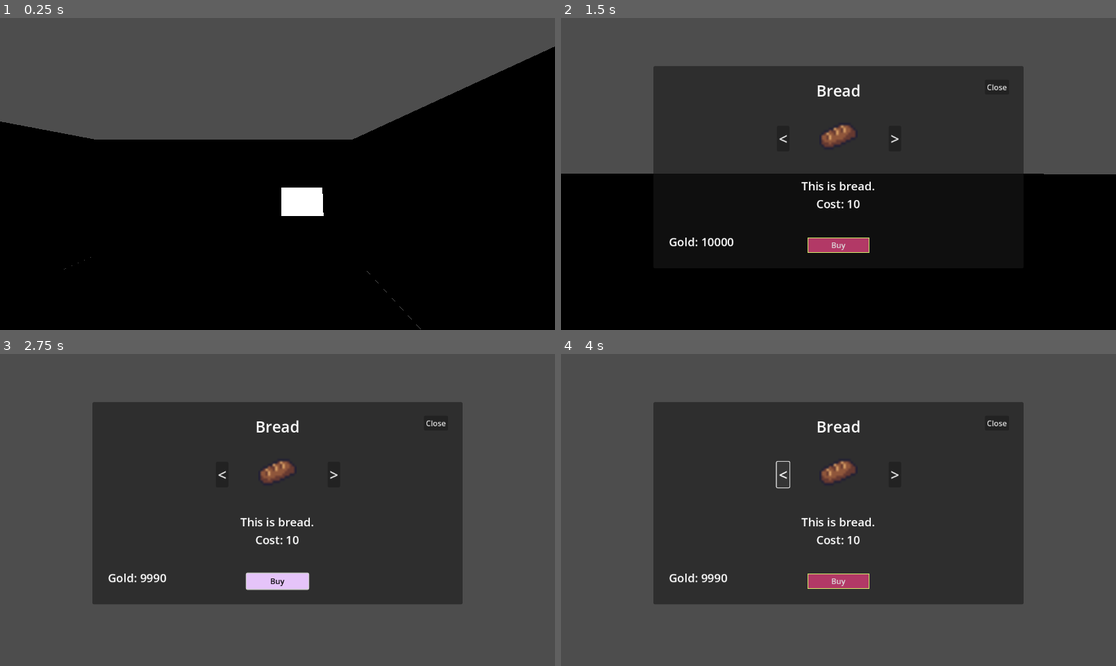
Above: before the commit, frames 1-4 (two rows, left to right).
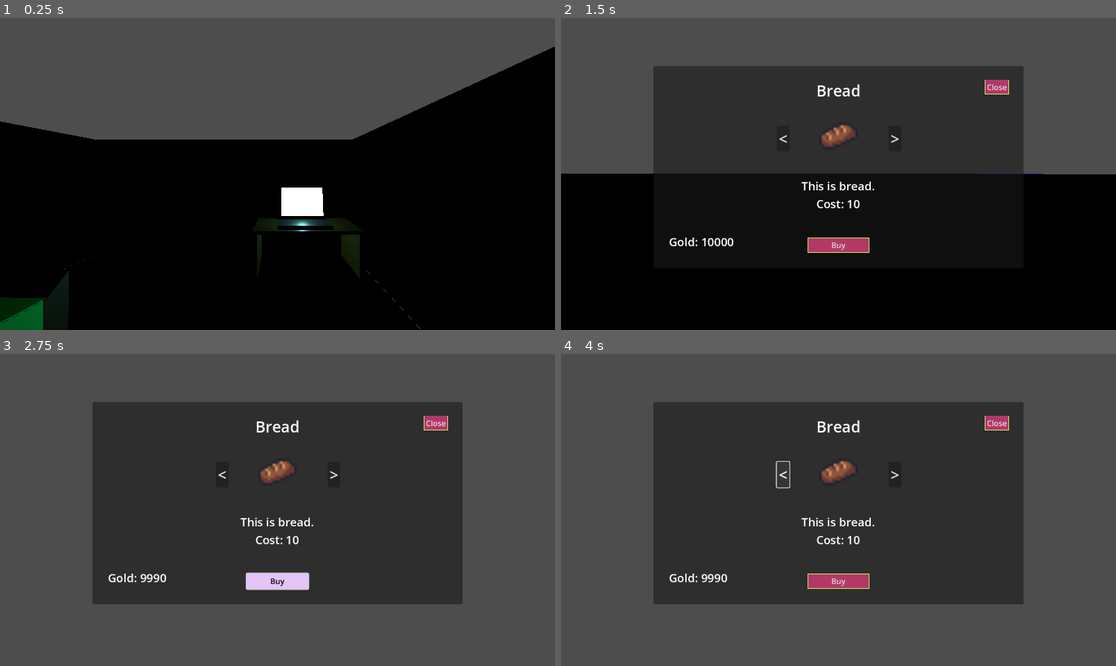
Above: after the commit, the same moments.

Repository: nsccs/bachelors-workshop-fall-2024
Game: Godot game, scene res://scenes/sewer_bedroom.tscn
Two runs of this game, one before a commit and one after it. Both use one fixed random seed, a clock stepped at 60 frames per second and the inputs below. This scene is started directly instead of the project's main scene.
Inputs (mouse positions are in pixels of both pictures, inside the frame that each line leads up to):
- Up to frame 1 (0.25 s): no input
- Up to frame 2 (1.5 s): tap Enter at 0.5 s; move the mouse to (866, 174) at 0.52 s; hold W (move_forward) from 0.53 s (still down); tap E (interact) at 0.6, 1.35 s; tap Space (jump) at 0.77 s; move the mouse to (810, 174) at 1.27 s
- Up to frame 3 (2.75 s): tap Space (jump) at 1.52 s; release W (move_forward) at 2 s; click "Buy" at 2 s
- Up to frame 4 (4 s): click ">" at 2.75 s; click "<" at 3.5 s

The runs differ from the first frame. In frame 1, 1.7% of the frame differs, in the area x 0-65%, y 64-100%; in frame 2, 0.2%; in frame 3, 0.2%; in frame 4, 0.2%.

Commit message:
Added a way to save items between buys, added a light souce to computer monitor. Had mouse cursor appear and disappear upon entering and leaving shop.

Diff:
--- a/bachelors-workshop-game/assets/sewer_bedroom/computer.gd
+++ b/bachelors-workshop-game/assets/sewer_bedroom/computer.gd
@@ -14,9 +14,11 @@
 
 func open_shop():
 	$"../Shop".visible = true
+	Input.set_mouse_mode(Input.MOUSE_MODE_VISIBLE)
 
 func close_shop():
 	$"../Shop".visible = false
+	Input.set_mouse_mode(Input.MOUSE_MODE_HIDDEN)
 
 
 func _on_shop_area_body_entered(body: Node3D) -> void:
--- a/bachelors-workshop-game/scenes/sewer_bedroom.tscn
+++ b/bachelors-workshop-game/scenes/sewer_bedroom.tscn
@@ -117,6 +117,9 @@
 transform = Transform3D(1.57542, 0, 5.09317e-10, 0, 1, 0, 9.8953e-10, 0, 3.39372, 0.615656, -0.0417951, 0.688606)
 shape = SubResource("BoxShape3D_htign")
 
+[node name="OmniLight3D" type="OmniLight3D" parent="computer"]
+light_color = Color(0.529412, 1, 1, 1)
+
 [node name="PlayerCharacter" parent="." instance=ExtResource("2_yomvg")]
 transform = Transform3D(1, 0, 0, 0, 1, 0, 0, 0, 1, 0.904508, 1.01734, 1.34331)
 collision_mask = 6
--- a/bachelors-workshop-game/scenes/shop.gd
+++ b/bachelors-workshop-game/scenes/shop.gd
@@ -40,7 +40,7 @@
 	var hasItem = false
 	var item_cost = GlobalItems.items[currentItem]["Cost"]
 
-	if GlobalItems.gold >= GlobalItems.items[currentItem]["Cost"]:
+	if GlobalItems.gold >= item_cost:
 		for item in GlobalItems.inventory:
 			if GlobalItems.inventory[item]["Name"] == GlobalItems.items[currentItem]["Name"]:
 				GlobalItems.inventory[item]["Count"] += 1
@@ -50,5 +50,6 @@
 			tempDict["Count"] = 1;
 			GlobalItems.inventory[GlobalItems.inventory.size()] = tempDict
 		GlobalItems.gold -= item_cost
+		GlobalItems.save_inventory()
 
 	print(GlobalItems.inventory)
--- a/bachelors-workshop-game/scenes/shop.tscn
+++ b/bachelors-workshop-game/scenes/shop.tscn
@@ -1,8 +1,22 @@
-[gd_scene load_steps=7 format=3 uid="uid://bwc55n76ow5e2"]
+[gd_scene load_steps=10 format=3 uid="uid://bwc55n76ow5e2"]
 
 [ext_resource type="Script" path="res://scenes/shop.gd" id="1_nvsuh"]
 [ext_resource type="Texture2D" uid="uid://csjo0xfxc0wx3" path="res://assets/sewer_bedroom/food/apple.png" id="2_3rcgb"]
 [ext_resource type="Script" path="res://scenes/gold.gd" id="3_qy8sk"]
+
+[sub_resource type="StyleBoxFlat" id="StyleBoxFlat_13mjx"]
+bg_color = Color(0.898039, 0.768627, 0.976471, 1)
+
+[sub_resource type="StyleBoxFlat" id="StyleBoxFlat_r8v54"]
+bg_color = Color(0.823529, 0.917647, 0.419608, 1)
+
+[sub_resource type="StyleBoxFlat" id="StyleBoxFlat_4pkm1"]
+bg_color = Color(0.698039, 0.223529, 0.4, 1)
+border_width_left = 1
+border_width_top = 1
+border_width_right = 1
+border_width_bottom = 1
+border_color = Color(0.823529, 0.917647, 0.419608, 1)
 
 [sub_resource type="StyleBoxFlat" id="StyleBoxFlat_xe46w"]
 bg_color = Color(0.898039, 0.768627, 0.976471, 1)
@@ -42,6 +56,11 @@
 offset_top = 128.0
 offset_right = 930.0
 offset_bottom = 159.0
+theme_override_colors/font_hover_color = Color(0, 0, 0, 1)
+theme_override_colors/font_pressed_color = Color(0, 0, 0, 1)
+theme_override_styles/hover = SubResource("StyleBoxFlat_13mjx")
+theme_override_styles/pressed = SubResource("StyleBoxFlat_r8v54")
+theme_override_styles/normal = SubResource("StyleBoxFlat_4pkm1")
 text = "Close"
 
 [node name="Control" type="Control" parent="."]
--- a/bachelors-workshop-game/scripts/global_items.gd
+++ b/bachelors-workshop-game/scripts/global_items.gd
@@ -39,3 +39,30 @@
 
 var inventory = {
 }
+
+# Path for the save file
+const SAVE_PATH = "user://inventory_save.json"
+
+
+# Save the inventory to a file
+# Got a lot of help from ChatGPT for this since I failed at saving something before - Sandra
+func save_inventory():
+	var file = FileAccess.open(SAVE_PATH, FileAccess.WRITE) #opens the file at the save path
+	if file: #need to learn what this is for
+		file.store_string(JSON.stringify(inventory)) #stores the inventory string
+		file.close() # closes the file
+
+# Load the inventory from a file
+func load_inventory():
+	var json = JSON.new()  # Create an instance of the JSON class
+	if FileAccess.file_exists(SAVE_PATH):
+		var file = FileAccess.open(SAVE_PATH, FileAccess.READ) # open the file
+		if file: #need to learn what this is for
+			var result = json.parse(file.get_as_text())  # Parse the JSON data
+			if result == OK:
+				inventory = json.result  # Retrieve the parsed result
+			else:
+				print("Error parsing JSON")
+			file.close()
+	else:
+		inventory = {}  # Initialize empty if no save exists
